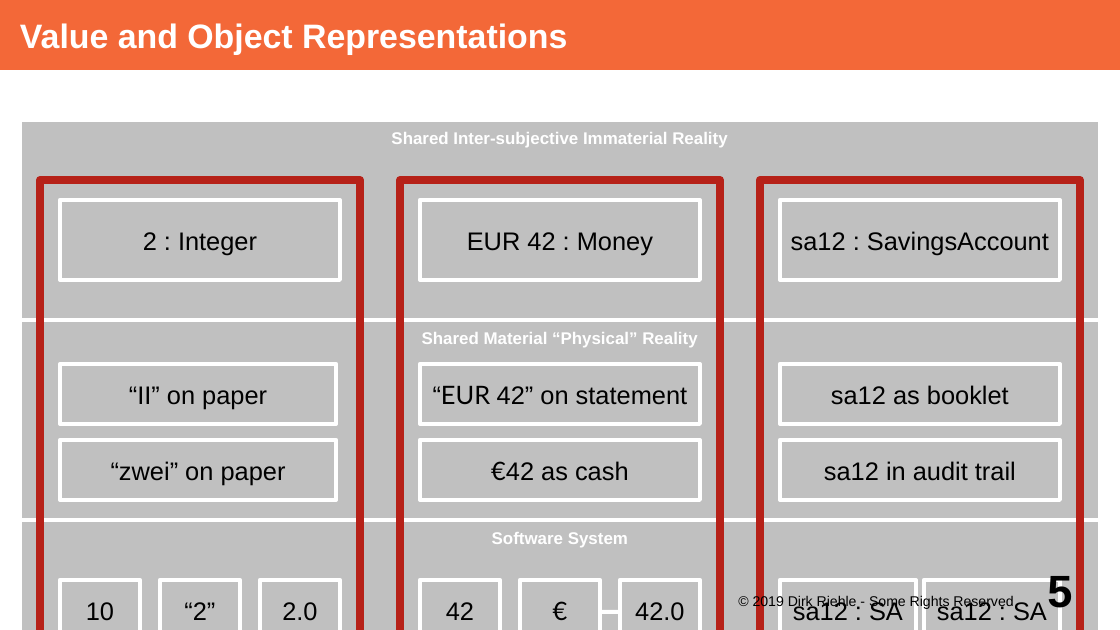
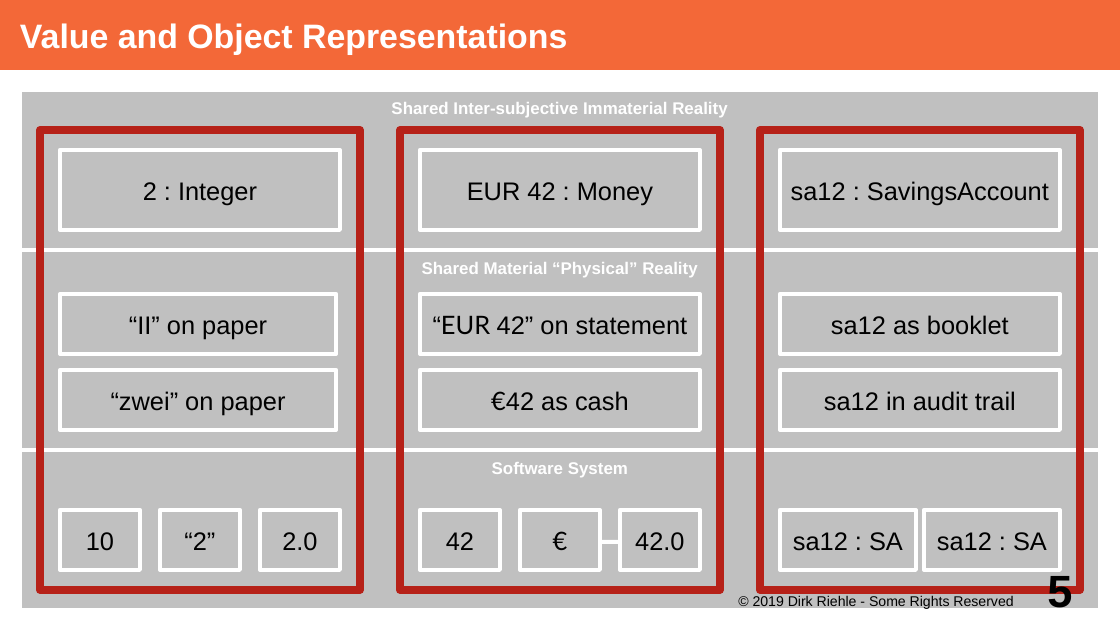
Before and after one commit to dirkriehle/adap-course, a slide deck: slide 5 of Lecture Slides/ADAP C07 - Value Objects.odp. Drawn at 1120x630 pixels with LibreOffice and Linux fonts; fonts in the diff are those of the drawing. Boxes give left, top, right and bottom in pixels: in the first picture for what was removed or moved away, otherwise in the second. Text is boxed around its words. In the diff, an @@ line names an element or a change of style, - is before the commit and + after.

```diff
--- a/Lecture Slides/ADAP C07 - Value Objects.odp
+++ b/Lecture Slides/ADAP C07 - Value Objects.odp
@@ rectangle "Shared Inter-subjective Immaterial Reality": place and size @@
-rectangle "Shared Inter-subjective Immaterial Reality" at (20, 120, 1101, 320)
+rectangle "Shared Inter-subjective Immaterial Reality" at (20, 90, 1101, 250)
@@ rectangle: place and size @@
-rectangle at (40, 180, 360, 630)
+rectangle at (40, 130, 360, 590)
@@ rectangle: place and size @@
-rectangle at (400, 180, 721, 630)
+rectangle at (400, 130, 721, 590)
@@ rectangle: place and size @@
-rectangle at (760, 180, 1080, 630)
+rectangle at (760, 130, 1080, 590)
@@ 3 rectangles: place and size @@
-3 rectangles at (60, 200, 1061, 281)
+3 rectangles at (60, 150, 1061, 231)
@@ rectangle "Software System": place and size @@
-rectangle "Software System" at (20, 520, 1101, 630)
+rectangle "Software System" at (20, 450, 1101, 610)
@@ 15 rectangles, 1 line: place and size @@
-15 rectangles, 1 line at (20, 320, 1101, 630)
+15 rectangles, 1 line at (20, 250, 1101, 570)
```
Also in this commit, not shown: 18 other slides changed, 38 other files.
